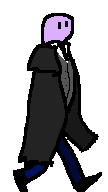
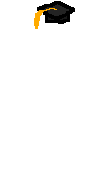
Layer changes from the first 108 x 192 image to the second:
added layer "Camada #11" above "Camada #5" over (x1=34, y1=1, x2=75, y2=29)
hid "Camada colada #1" over (x1=18, y1=122, x2=67, y2=167)
hid "Camada #1" over (x1=26, y1=13, x2=76, y2=122)
hid "Camada #10" over (x1=13, y1=133, x2=102, y2=192)
hid "Camada colada #2" over (x1=52, y1=112, x2=99, y2=153)
hid "Camada #2" over (x1=48, y1=54, x2=82, y2=118)
